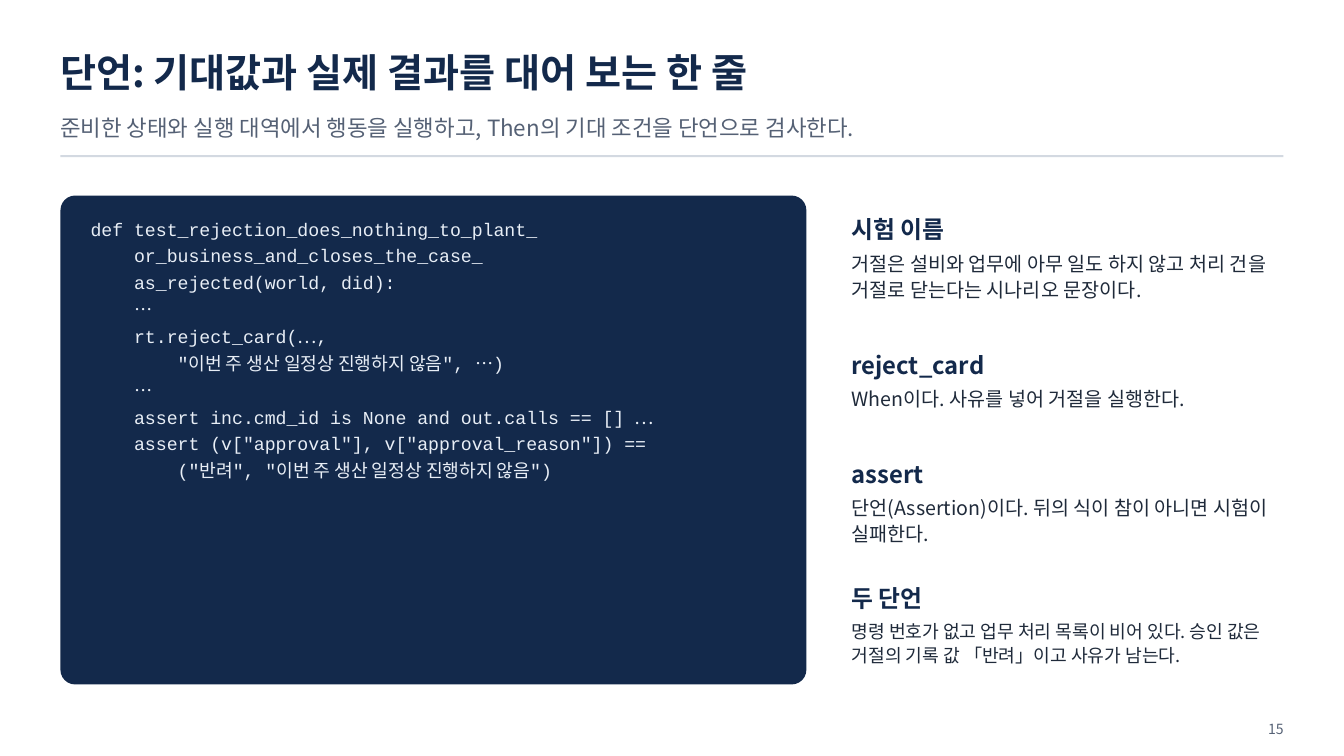
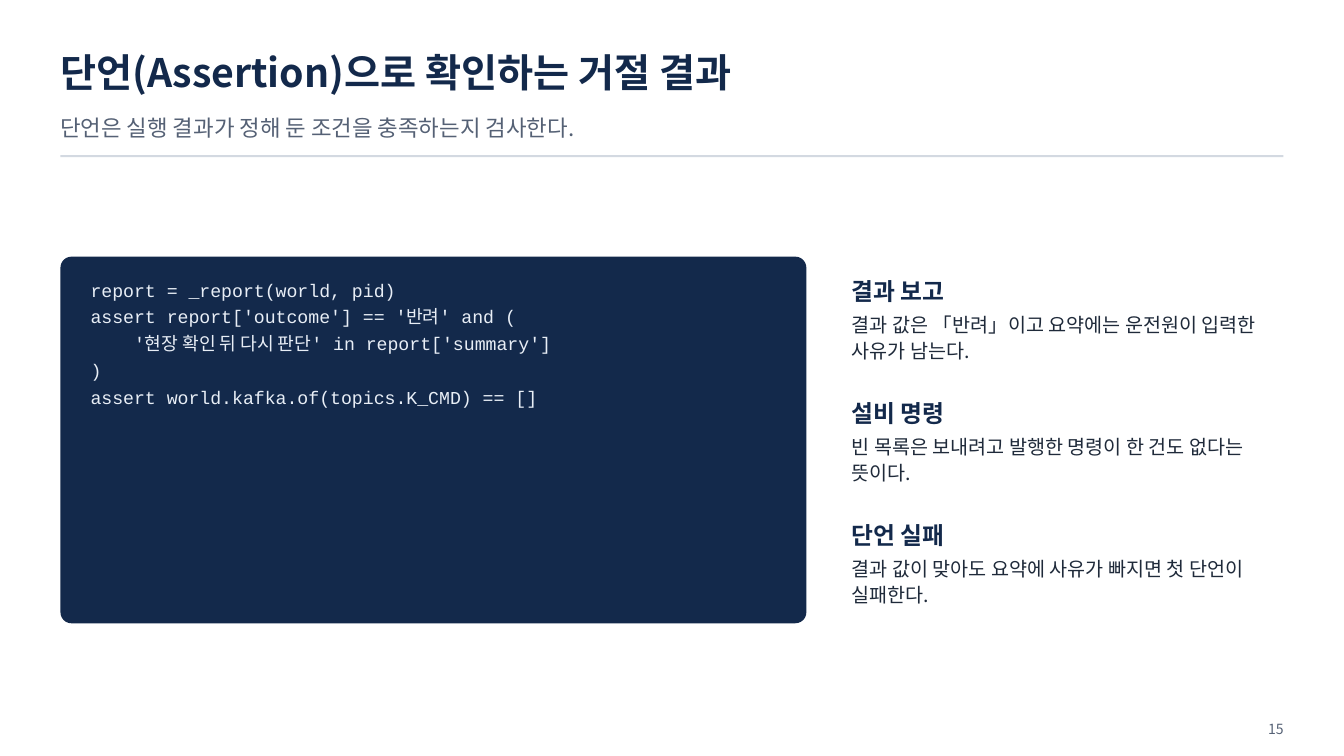
Before and after one commit to uengine-oss/hyd-iot-edu, a slide deck: slide 15 of workspace/강의제작/산출물/통합반/이론/08회차/통합반_08일차.pptx. Drawn at 1344x756 pixels with LibreOffice and Linux fonts; fonts in the diff are those of the drawing. Boxes give left, top, right and bottom in pixels: in the first picture for what was removed or moved away, otherwise in the second. Text is boxed around its words. In the diff, an @@ line names an element or a change of style, - is before the commit and + after.

Commit message:
통합반 8회차 13~23장 현재 시험에 맞춘 덱과 대본을 검토 중 상태로 보존

```diff
--- a/workspace/강의제작/산출물/통합반/이론/08회차/통합반_08일차.pptx
+++ b/workspace/강의제작/산출물/통합반/이론/08회차/통합반_08일차.pptx
@@ text at bbox=[60, 54, 731, 95]: text changed @@
-단언: 기대값과 실제 결과를 대어 보는 한 줄
+단언(Assertion)으로 확인하는 거절 결과
@@ text at bbox=[60, 117, 575, 138]: text changed @@
-준비한 상태와 실행 대역에서 행동을 실행하고, Then의 기대 조건을 단언으로 검사한다.
+단언은 실행 결과가 정해 둔 조건을 충족하는지 검사한다.
@@ rounded rectangle: place and size @@
-rounded rectangle at bbox=[60, 196, 807, 685]
+rounded rectangle at bbox=[60, 257, 807, 624]
@@ text at bbox=[91, 284, 551, 408]: text changed @@
-def test_rejection_does_nothing_to_plant_
-or_business_and_closes_the_case_
-as_rejected(world, did):
-…
-rt.reject_card(…,
-"이번 주 생산 일정상 진행하지 않음", …)
-…
-assert inc.cmd_id is None and out.calls == [] …
-assert (v["approval"], v["approval_reason"]) ==
-("반려", "이번 주 생산 일정상 진행하지 않음")
+report = _report(world, pid)
+assert report['outcome'] == '반려' and (
+'현장 확인 뒤 다시 판단' in report['summary']
+)
+assert world.kafka.of(topics.K_CMD) == []
@@ text at bbox=[852, 280, 1256, 360]: text changed @@
-시험 이름
-거절은 설비와 업무에 아무 일도 하지 않고 처리 건을 거절로 닫는다는 시나리오 문장이다.
+결과 보고
+결과 값은 「반려」이고 요약에는 운전원이 입력한 사유가 남는다.
@@ text at bbox=[852, 402, 1243, 482]: text changed @@
-reject_card
-When이다. 사유를 넣어 거절을 실행한다.
+설비 명령
+빈 목록은 보내려고 발행한 명령이 한 건도 없다는 뜻이다.
@@ text at bbox=[852, 524, 1243, 604]: text changed @@
-assert
-단언(Assertion)이다. 뒤의 식이 참이 아니면 시험이 실패한다.
+단언 실패
+결과 값이 맞아도 요약에 사유가 빠지면 첫 단언이 실패한다.
@@ text removed at bbox=[852, 587, 1260, 664] @@
-두 단언
-명령 번호가 없고 업무 처리 목록이 비어 있다. 승인 값은 거절의 기록 값 「반려」이고 사유가 남는다.
```
Also in this commit, not shown: 7 other slides changed, 3 slides added, 3 slides removed, 5 other files.
